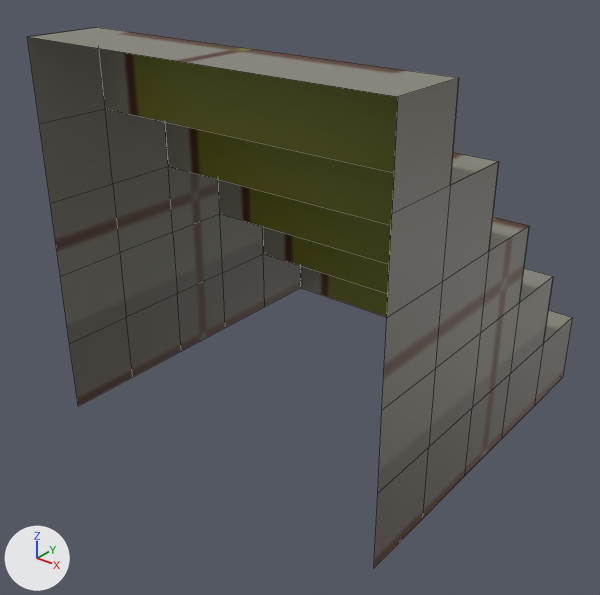
A saved change to the FBX model Assets/Resources/Models/Map/Stairs.fbx.
One viewpoint serves both versions: a 50 mm lens placed at (1.219, -1.651, 0.294), pointed at (-0.013, -0.111, -0.661). Lighting does not change. The marker at lower left points along +X, +Y and +Z. Mesh edges are drawn as thin lines. Where no turn or scale is listed for an object, it has been applied to the vertices.

The first picture shows 'StairsLeft', 'StairsRight', 'StairsUp'.
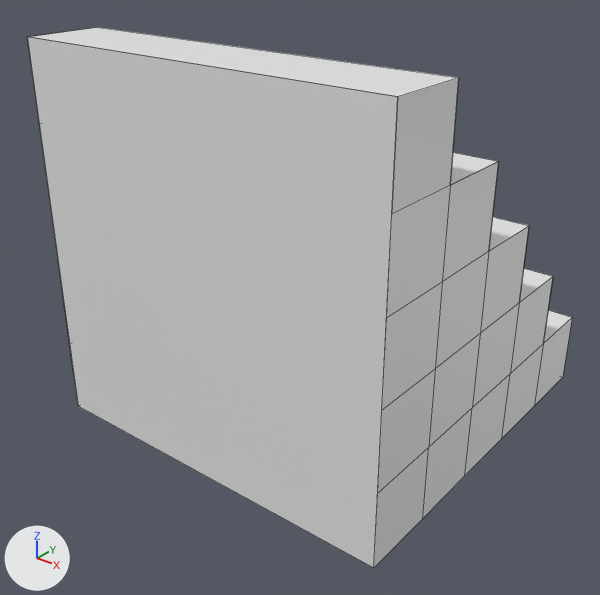
Location of each change, [x1, y1, x2, y2] in pixels of the pictures (600 x 595 px):
'StairsForward', added
    after: [27, 37, 398, 568]
'StairsUp', recoloured (grey to white)
    both: [30, 27, 572, 343]
'StairsLeft', recoloured
    both: [374, 78, 572, 567]
'StairsRight', recoloured (black to grey)
    both: [27, 37, 300, 406]

Diff of the bpy script that builds the scene:
```diff
--- a/Assets/Resources/Models/Map/Stairs.fbx.py
+++ b/Assets/Resources/Models/Map/Stairs.fbx.py
@@ me_untitled_001 @@
 me_untitled_001.from_pydata(...)  # 26 vertices, 15 faces; spans x 0.5, y -0.5..0.5, z -1.0..0.0
-me_untitled_001.materials.append(mat_material)  # picture img_testblock_png
@@ me_untitled_002 @@
 me_untitled_002.from_pydata(...)  # 26 vertices, 15 faces; spans x -0.5, y -0.5..0.5, z -1.0..0.0
-me_untitled_002.materials.append(mat_material)  # picture img_testblock_png
@@ me_untitled @@
 me_untitled.from_pydata(...)  # 22 vertices, 10 faces; spans x -0.5..0.5, y -0.5..0.5, z -1.0..0.0
-me_untitled.materials.append(mat_material)  # picture img_testblock_png
@@ me_untitled_003 @@
+me_untitled_003.from_pydata([(0.5, -0.5, -1.0), (0.5, -0.5, 0.0), (-0.5, -0.5, 0.0), (-0.5, -0.5, -1.0)], [], [(1, 2, 3, 0)])
@@ ob_stairsforward @@
+ob_stairsforward = bpy.data.objects.new('StairsForward', me_untitled_003)
+ob_stairsforward.location = (0.0, 0.0, 0.0)
```
